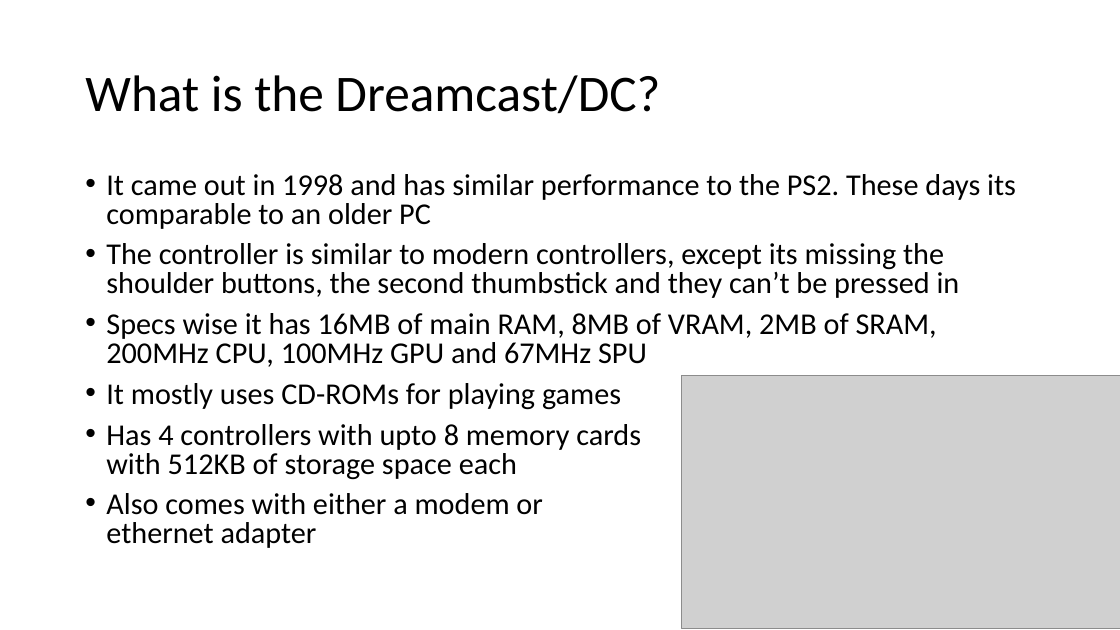
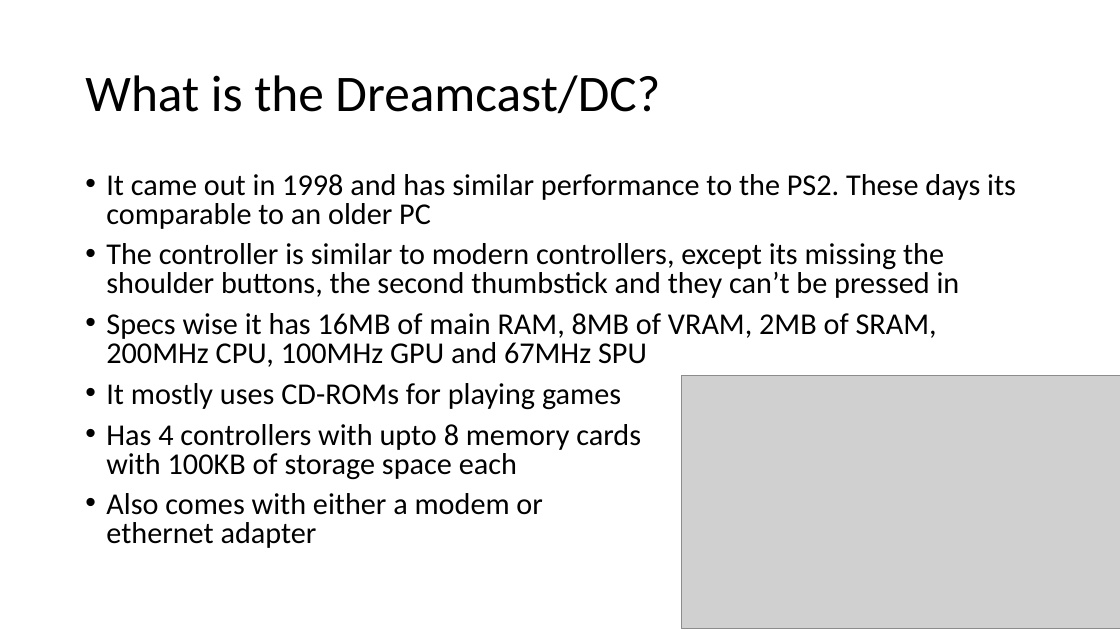
Before and after one commit to Protofall/Crayon-Game-Framework, a slide deck: slide 3 of Documentation/About-DC-and-Crayon.pptx. Drawn at 1120x630 pixels with LibreOffice and Linux fonts; fonts in the diff are those of the drawing; grey boxes stand for pictures. Boxes give left, top, right and bottom in pixels: in the first picture for what was removed or moved away, otherwise in the second. Text is boxed around its words. In the diff, an @@ line names an element or a change of style, - is before the commit and + after.

```diff
--- a/Documentation/About-DC-and-Crayon.pptx
+++ b/Documentation/About-DC-and-Crayon.pptx
@@ text at (x1=106, y1=424, x2=641, y2=480): text changed @@
-• Has 4 controllers with upto 8 memory cards
-  with 512KB of storage space each
+• Has 4 controllers with upto 8 memory cards
+  with 100KB of storage space each
```
Also in this commit, not shown: 1 other slide changed, 2 slides added, 1 other file.
